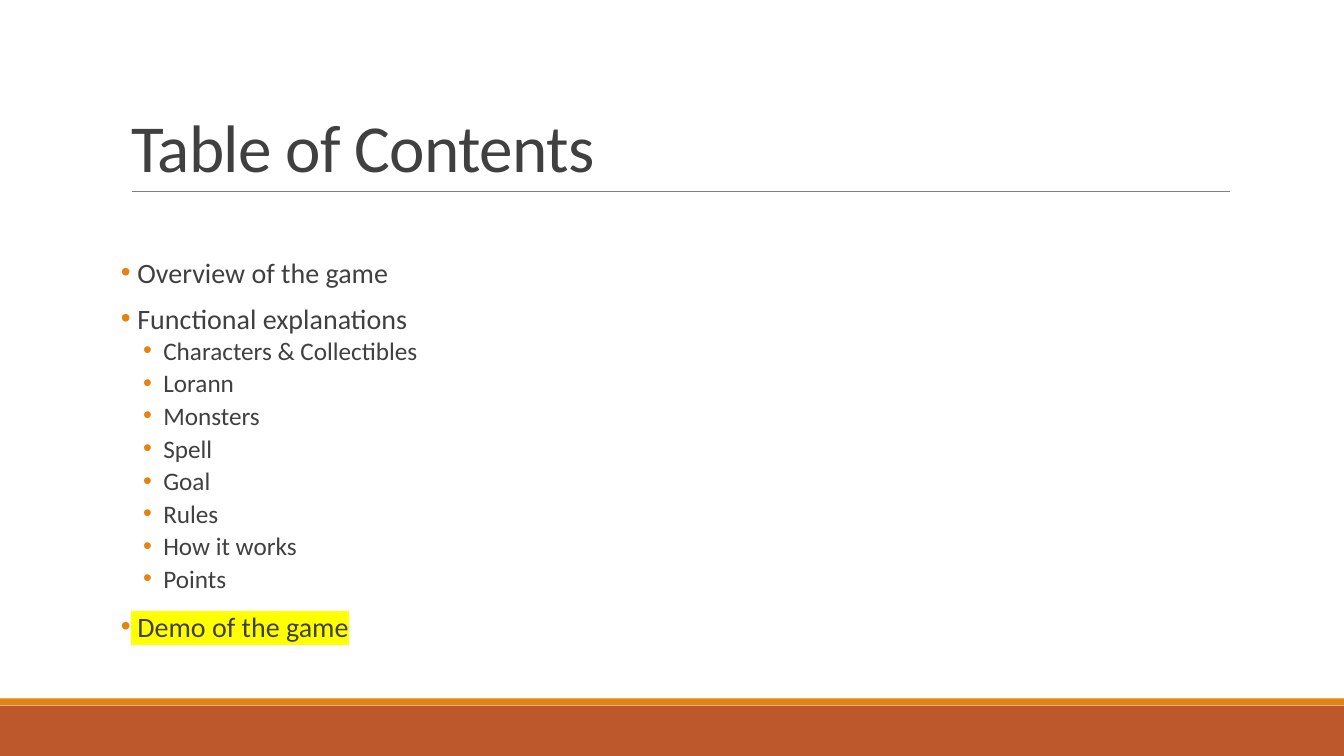
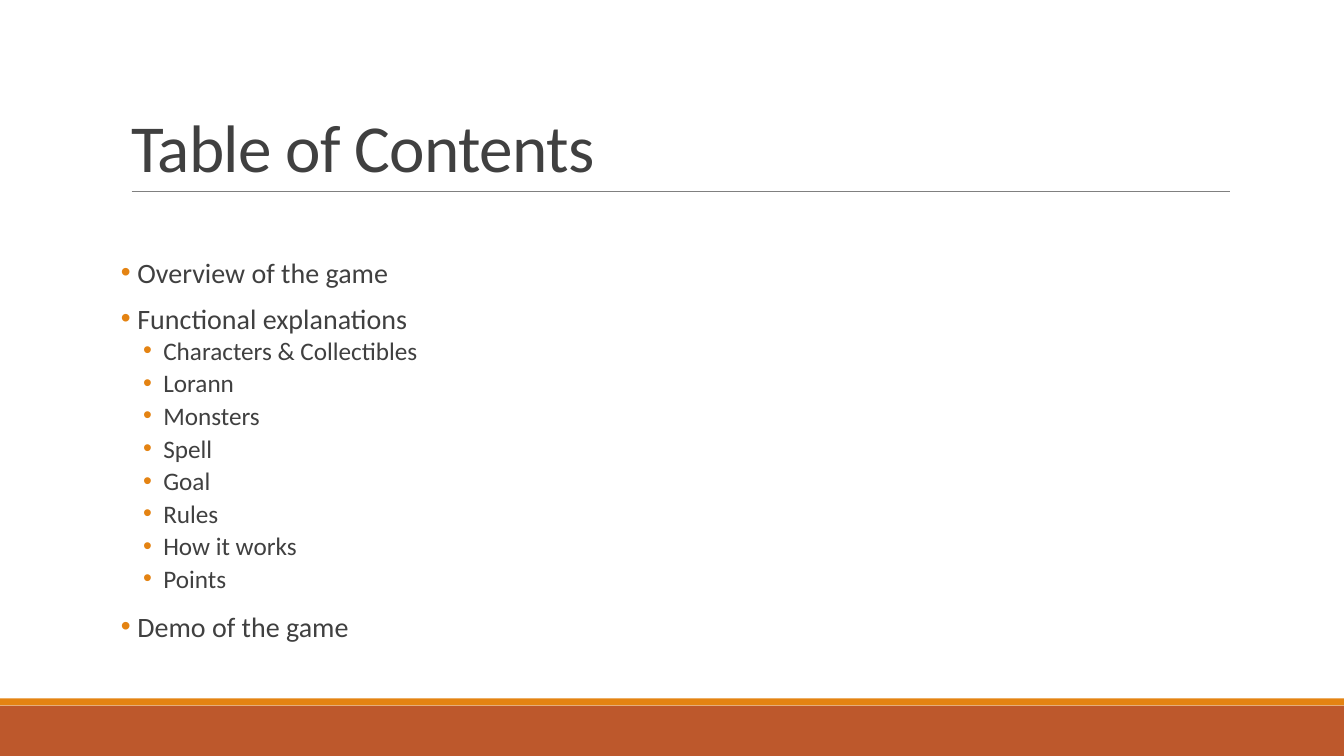
Before and after one commit to Studisys/Lorann-Java-Project----Exia-CESI-A1, a slide deck: slide 3 of Deliverables/Lorann - PowerPoint.pptx. Drawn at 1344x756 pixels with LibreOffice and Linux fonts; fonts in the diff are those of the drawing. Boxes give left, top, right and bottom in pixels: in the first picture for what was removed or moved away, otherwise in the second. Text is boxed around its words. In the diff, an @@ line names an element or a change of style, - is before the commit and + after.

```diff
--- a/Deliverables/Lorann - PowerPoint.pptx
+++ b/Deliverables/Lorann - PowerPoint.pptx
@@ text at (x1=137, y1=617, x2=348, y2=642): highlight #FFFF00 to none in "Demo of the game" @@
```
Also in this commit, not shown: 1 other slide changed.
